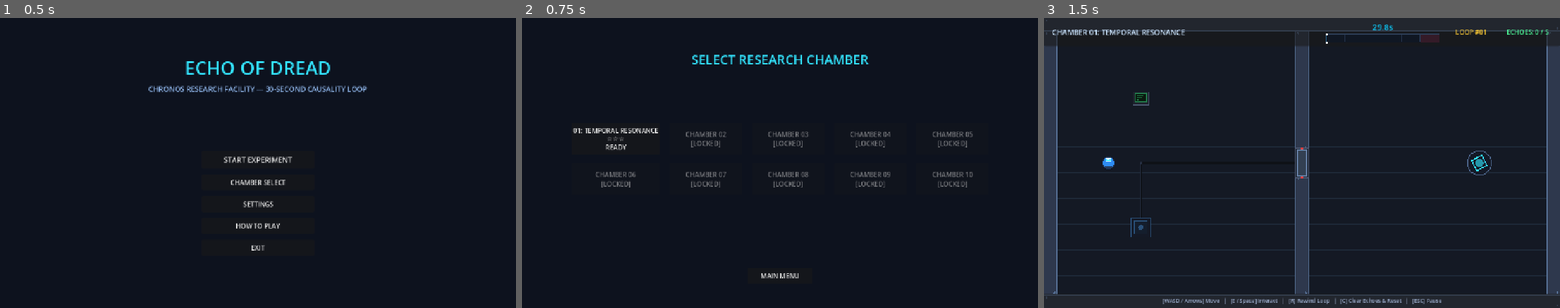
Above: before the commit, frames 1-3 (left to right).
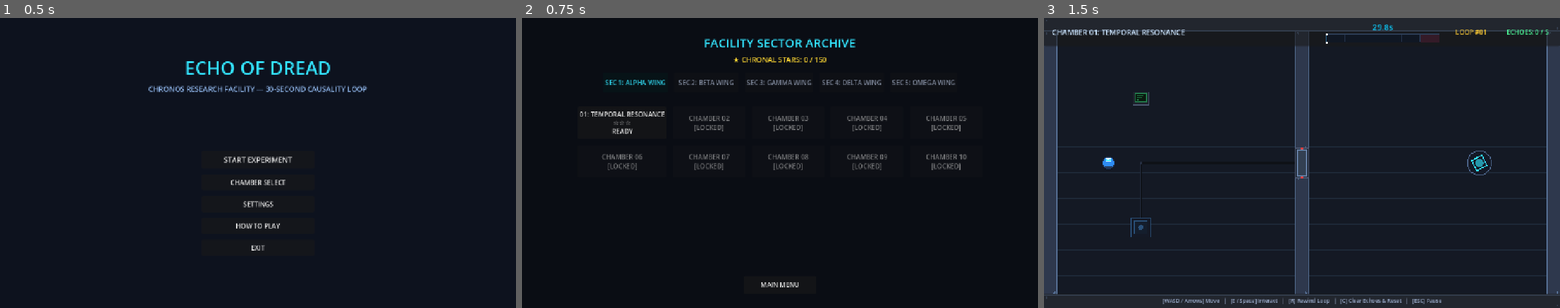
Above: after the commit, the same moments.

Repository: Ghostofzenin08/Echo_of_Dread
Game: Godot game, scene res://scenes/ui/main_menu.tscn
The game is run twice, just before and just after one commit, with the same random seed, the same clock (stepped at 60 frames per second) and the same inputs.
Inputs:
- Up to frame 1 (0.5 s): no input
- Up to frame 2 (0.75 s): click "CHAMBER SELECT" at 0.5 s
- Up to frame 3 (1.5 s): click "01: TEMPORAL RESONANCE ☆☆☆ RE…" at 1.25 s

Frame 1 is identical in both runs. In frame 2, 5.5% of the frame differs, in the area x 9-88%, y 7-93%; in frame 3, nothing differs.

Commit message:
feat(ui): overhaul level select scene with sector tabs and chamber grid

Diff:
--- a/scenes/ui/level_select.tscn
+++ b/scenes/ui/level_select.tscn
@@ -18,81 +18,80 @@
 anchor_bottom = 1.0
 grow_horizontal = 2
 grow_vertical = 2
-color = Color(0.05, 0.07, 0.12, 1)
+color = Color(0.04, 0.05, 0.08, 1)
 
 [node name="Title" type="Label" parent="."]
 layout_mode = 1
 anchors_preset = 5
 anchor_left = 0.5
 anchor_right = 0.5
-offset_left = -250.0
-offset_top = 80.0
-offset_right = 250.0
-offset_bottom = 130.0
+offset_left = -300.0
+offset_top = 40.0
+offset_right = 300.0
+offset_bottom = 85.0
 grow_horizontal = 2
 theme_override_colors/font_color = Color(0.2, 0.9, 1, 1)
-theme_override_font_sizes/font_size = 32
-text = "SELECT RESEARCH CHAMBER"
+theme_override_font_sizes/font_size = 30
+text = "FACILITY SECTOR ARCHIVE"
 horizontal_alignment = 1
 
+[node name="StarCountLabel" type="Label" parent="."]
+layout_mode = 1
+anchors_preset = 5
+anchor_left = 0.5
+anchor_right = 0.5
+offset_left = -250.0
+offset_top = 90.0
+offset_right = 250.0
+offset_bottom = 120.0
+grow_horizontal = 2
+theme_override_colors/font_color = Color(1, 0.85, 0.2, 1)
+theme_override_font_sizes/font_size = 18
+text = "★ CHRONAL STARS: 0 / 150"
+horizontal_alignment = 1
+
+[node name="SectorContainer" type="HBoxContainer" parent="."]
+layout_mode = 1
+anchors_preset = 5
+anchor_left = 0.5
+anchor_right = 0.5
+offset_left = -460.0
+offset_top = 135.0
+offset_right = 460.0
+offset_bottom = 185.0
+grow_horizontal = 2
+theme_override_constants/separation = 16
+alignment = 1
+
 [node name="GridContainer" type="GridContainer" parent="."]
-custom_minimum_size = Vector2(640, 240)
 layout_mode = 1
 anchors_preset = 8
 anchor_left = 0.5
 anchor_top = 0.5
 anchor_right = 0.5
 anchor_bottom = 0.5
-offset_left = -320.0
-offset_top = -100.0
-offset_right = 320.0
-offset_bottom = 140.0
+offset_left = -480.0
+offset_top = -140.0
+offset_right = 480.0
+offset_bottom = 180.0
 grow_horizontal = 2
 grow_vertical = 2
-theme_override_constants/h_separation = 24
-theme_override_constants/v_separation = 20
-columns = 2
-
-[node name="Level1Button" type="Button" parent="GridContainer"]
-custom_minimum_size = Vector2(300, 90)
-layout_mode = 2
-text = "CHAMBER 01
-Temporal Resonance
-(Intro & Pressure Plates)"
-
-[node name="Level2Button" type="Button" parent="GridContainer"]
-custom_minimum_size = Vector2(300, 90)
-layout_mode = 2
-text = "CHAMBER 02
-Synchronized Isolation
-(Dual-Wing Coordination)"
-
-[node name="Level3Button" type="Button" parent="GridContainer"]
-custom_minimum_size = Vector2(300, 90)
-layout_mode = 2
-text = "CHAMBER 03
-The Vault & Capacitors
-(Timed Buttons & Lasers)"
-
-[node name="Level4Button" type="Button" parent="GridContainer"]
-custom_minimum_size = Vector2(300, 90)
-layout_mode = 2
-text = "CHAMBER 04
-The Resonance Core
-(Harmonic Multi-Echo Finale)"
+theme_override_constants/h_separation = 16
+theme_override_constants/v_separation = 16
+columns = 5
 
 [node name="BackButton" type="Button" parent="."]
-custom_minimum_size = Vector2(160, 40)
+custom_minimum_size = Vector2(180, 44)
 layout_mode = 1
 anchors_preset = 7
 anchor_left = 0.5
 anchor_top = 1.0
 anchor_right = 0.5
 anchor_bottom = 1.0
-offset_left = -80.0
-offset_top = -100.0
-offset_right = 80.0
-offset_bottom = -60.0
+offset_left = -90.0
+offset_top = -80.0
+offset_right = 90.0
+offset_bottom = -36.0
 grow_horizontal = 2
 grow_vertical = 0
 text = "MAIN MENU"
